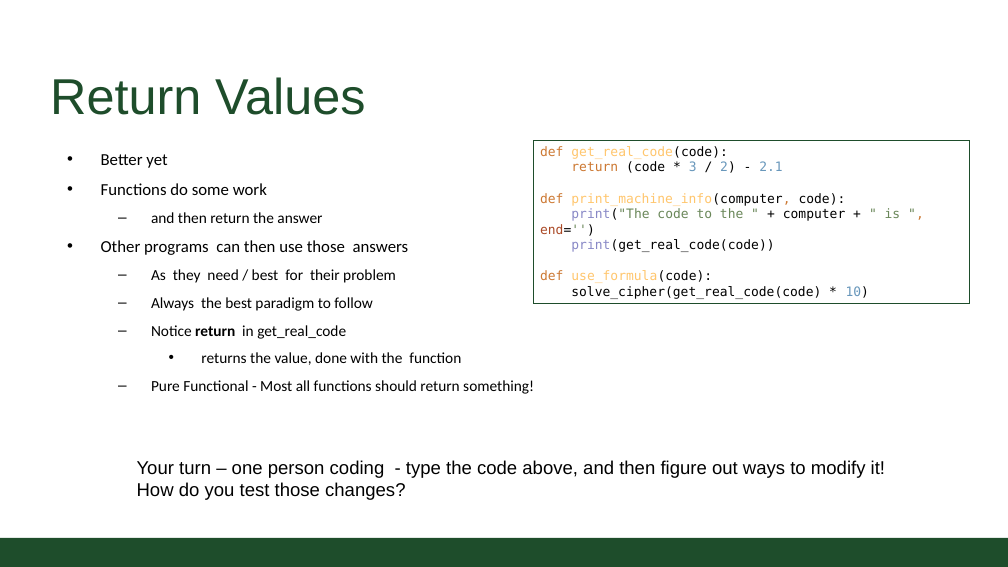
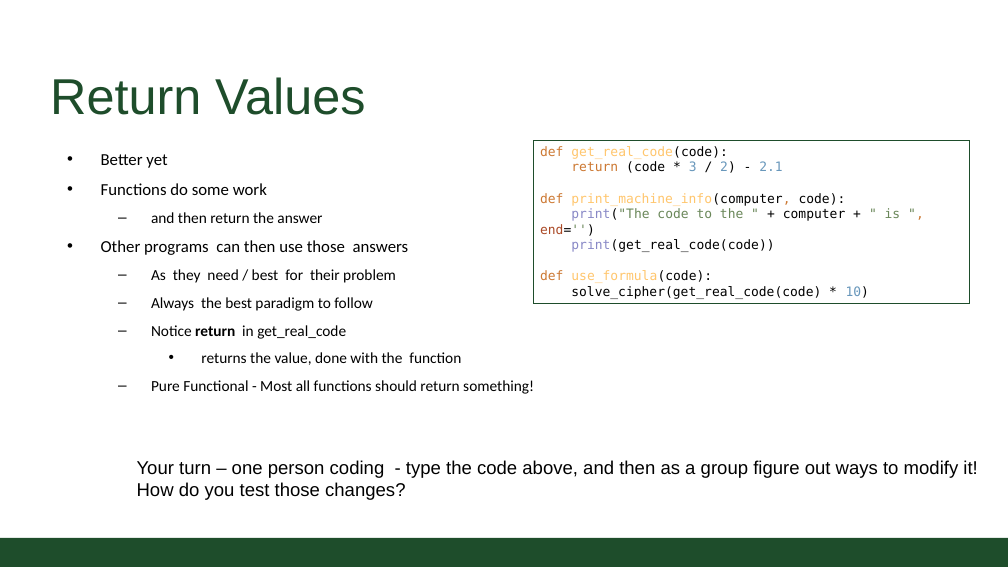
Before and after one commit to CSU-CS150B/handouts, a slide deck: slide 19 of Slides/On-Campus/02_01_turing_expressions_and_functions.pptx (slide 17 before the commit). Drawn at 1008x567 pixels with LibreOffice and Linux fonts; fonts in the diff are those of the drawing; background and template pictures are left out. Boxes give left, top, right and bottom in pixels: in the first picture for what was removed or moved away, otherwise in the second. Text is boxed around its words. In the diff, an @@ line names an element or a change of style, - is before the commit and + after.

```diff
--- a/Slides/On-Campus/02_01_turing_expressions_and_functions.pptx
+++ b/Slides/On-Campus/02_01_turing_expressions_and_functions.pptx
@@ text at [137, 460, 977, 478]: text changed @@
-Your turn – one person coding - type the code above, and then figure out ways to modify it!
+Your turn – one person coding - type the code above, and then as a group figure out ways to modify it!
```
Also in this commit, not shown: 5 other slides changed, 3 slides added, 1 other file.
